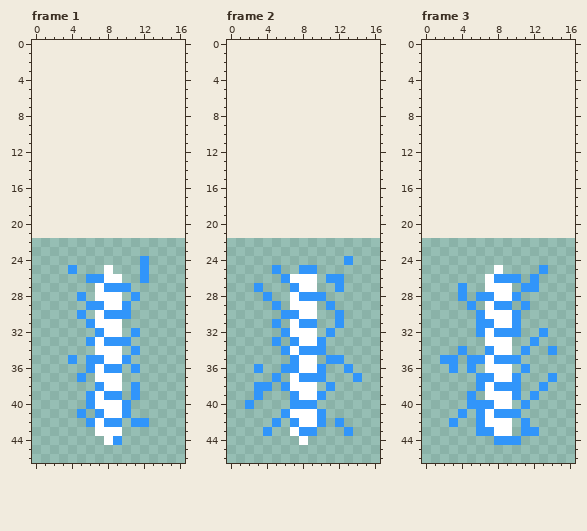
One commit to this pixel-art file: Zap/zap.ase. The first picture shows the starting point.
17x26 pixels, 3 frames. Shown: frame 1, frame 2, frame 3. The old version is drawn lined up with the new one, on the new canvas.
Now the later version:
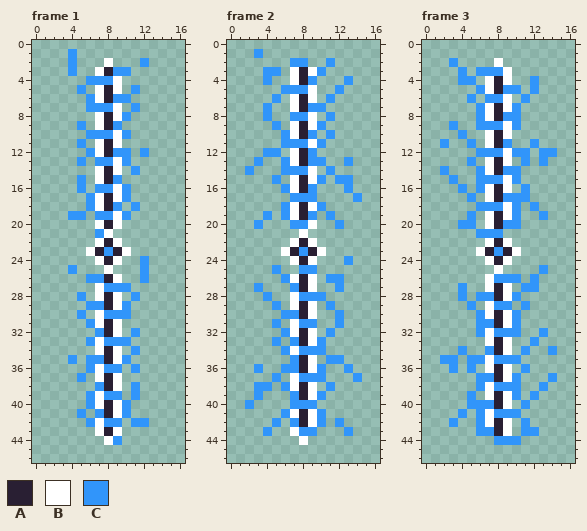
Palette (. is transparent): A #291f33  B #ffffff  C #3195fa
Change:
canvas 17x26 -> 17x47, the old top-left corner now at 0,22 (the part of the old canvas that was cut away was empty and is not shown)
Changed rows in their new state; - is an unchanged pixel.
Frame 1:
first column x 4:
 1 C--------
 2 C---B---C
 3 C--BACC--
 4 --CCCB---
 5 -C-BAB-C-
 6 --CBACC--
 7 --CCCB-C-
 8 ---BABC--
 9 -C-BAC---
10 --CCCBC--
11 -C-BAB---
12 --CBACC-C
13 -C-CCBC--
14 ---BAB-C-
15 -C-BAC---
16 -C-CCBC--
17 --CBABC--
18 --CBAC-C-
19 CC-CCBC--
20 ---BAB---
21 ---CB----
22 ---BAB---
23 --BACAB--
24 ---BAB---
26 ----A----
28 ----A----
29 ----A----
31 ----A----
32 ----A----
34 ----A----
35 ----A----
37 ----A----
38 ----A----
40 ----A----
41 ----A----
43 ----A----
Frame 2:
first column x 2:
 1 -C-----------
 2 -----CC--C---
 3 --CC-BABC----
 4 --C--BAC---C-
 5 ----CCCB--C--
 6 ---C-BAB-C---
 7 --C--BACC----
 8 --C--CCB-C---
 9 ---C-BABC----
10 ----CBAC-C---
11 ----CCCBC----
12 --CC-BAC-----
13 -C--CBACC--C-
14 C---CCCB-C---
15 ---C-BABC-CC-
16 ----CBAC---C-
17 -----CCC----C
18 ----CBABC----
19 --C-CBAC-C---
20 -C---CCB--C--
21 ------B------
22 -----BAB-----
23 ----BACAB----
24 -----BAB-----
26 ------A------
27 ------A------
29 ------A------
30 ------A------
32 ------A------
33 ------A------
35 ------A------
36 ------A------
38 ------A------
39 ------A------
41 ------A------
42 ------A------
Frame 3:
first column x 2:
 2 -C----B------
 3 --C-CCCB-----
 4 --CC-BAB--C--
 5 ----CBACC-C--
 6 ---C-CCB-C---
 7 ----CBABC----
 8 ----CBACC----
 9 -C--CCCBC----
10 --C--BAB-----
11 C--C-BAC--C--
12 ----CCCBCC-CC
13 ---C-BAB-C-C-
14 C---CBACC----
15 -C--CCCBC----
16 --C-CBAB-C---
17 ---C-BACCC---
18 ----CCCBC-C--
19 ---C-BABC--C-
20 --CC-BACC----
21 ----CCC------
22 -----BAB-----
23 ----BACAB----
24 -----BAB-----
27 ------A------
28 ------A------
30 ------A------
31 ------A------
33 ------A------
34 ------A------
36 ------A------
37 ------A------
39 ------A------
40 ------A------
42 ------A------
43 ------A------
